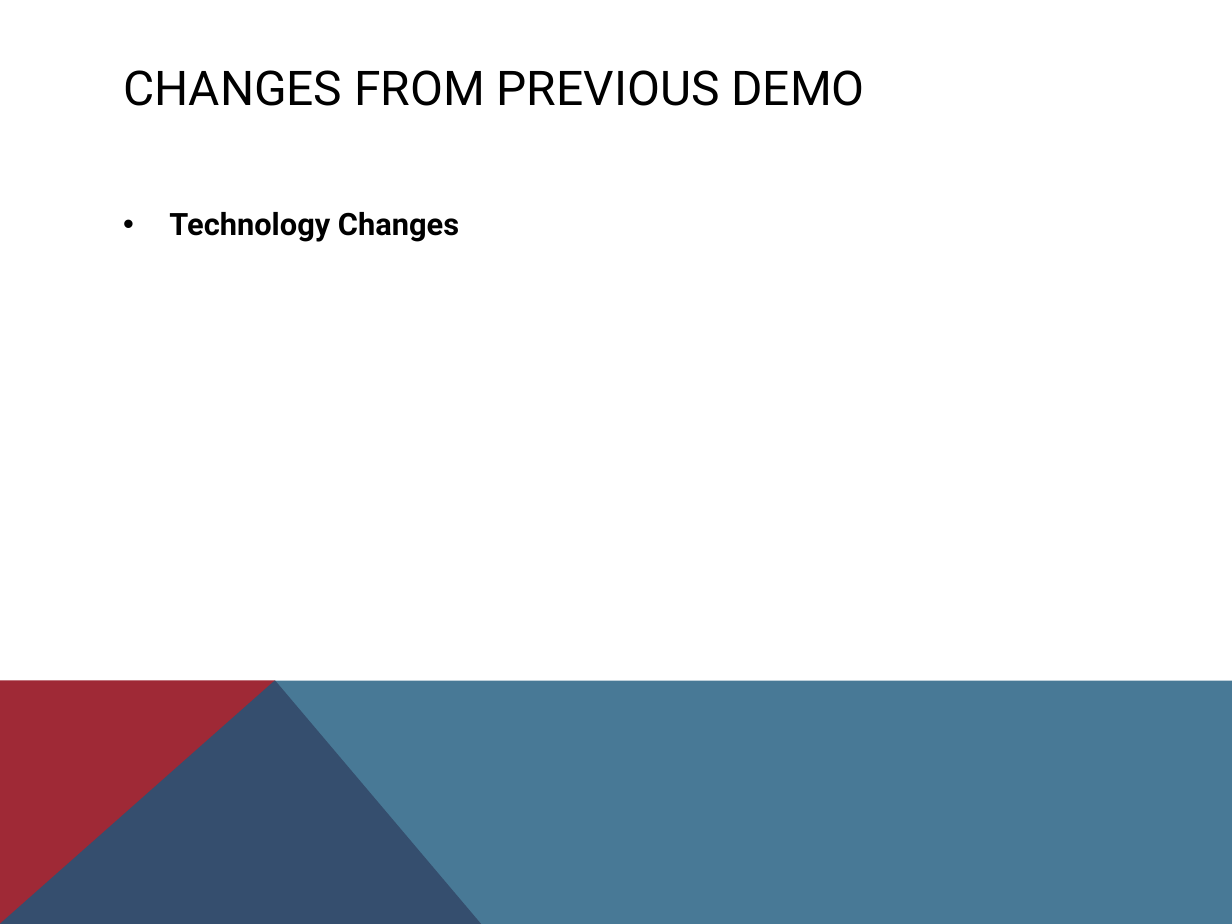
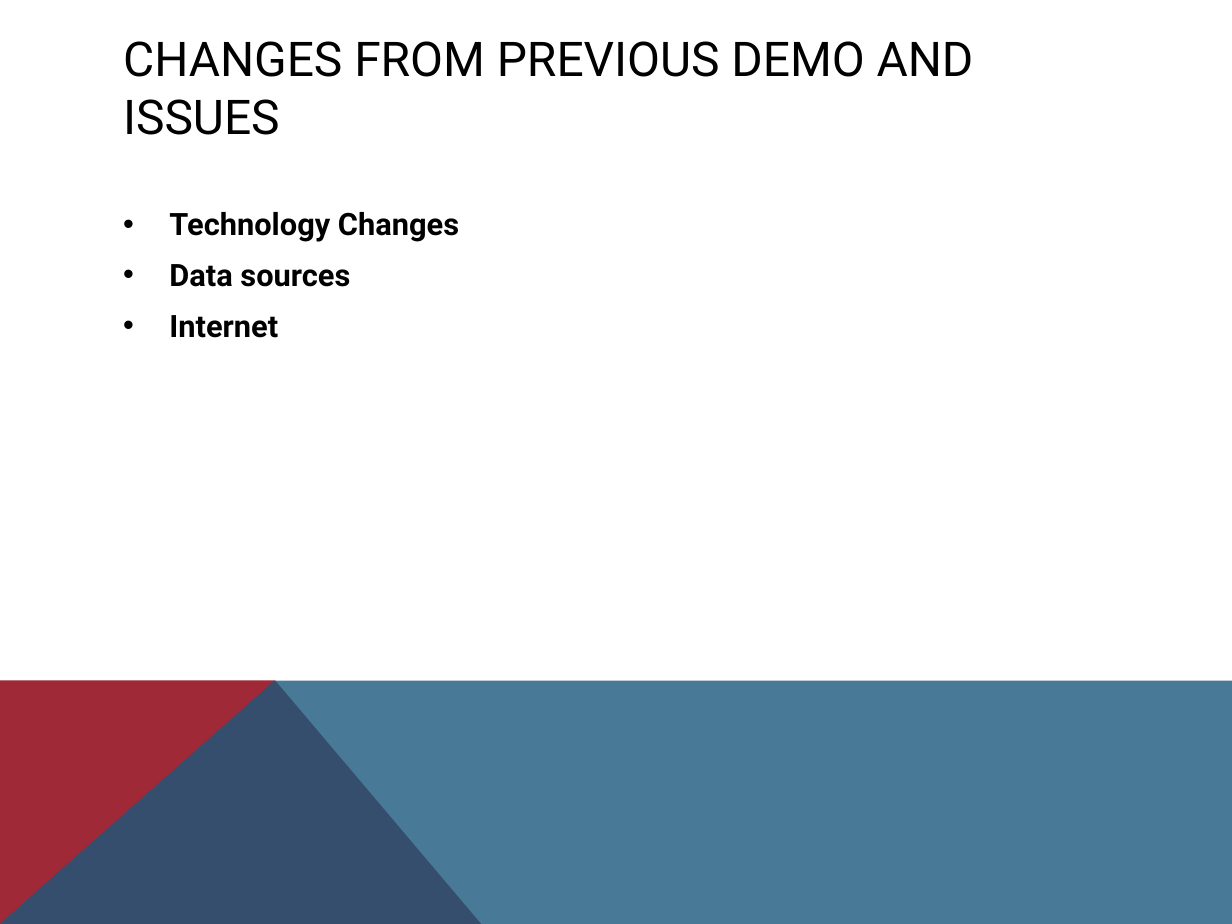
Before and after one commit to Coeus2016/GeospatialDataProcessorVisualiser_documentation, a slide deck: slide 3 of demos/Demo 2 - COEUS.pptx. Drawn at 1232x924 pixels with LibreOffice and Linux fonts; fonts in the diff are those of the drawing. Boxes give left, top, right and bottom in pixels: in the first picture for what was removed or moved away, otherwise in the second. Text is boxed around its words. In the diff, an @@ line names an element or a change of style, - is before the commit and + after.

Commit message:
Minor changes to presentation

```diff
--- a/demos/Demo 2 - COEUS.pptx
+++ b/demos/Demo 2 - COEUS.pptx
@@ title at box(123, 41, 974, 135): text changed @@
-CHANGES FROM PREVIOUS DEMO
+CHANGES FROM PREVIOUS DEMO AND ISSUES
@@ text at box(169, 264, 350, 338): paragraphs added @@
+• Data sources
+• Internet
```
Also in this commit, not shown: 1 other slide changed.
